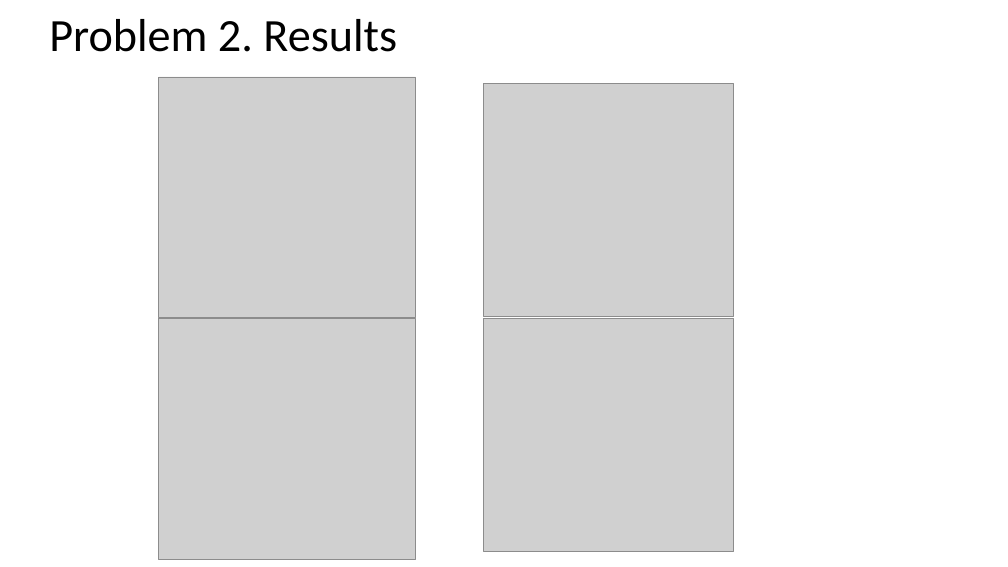
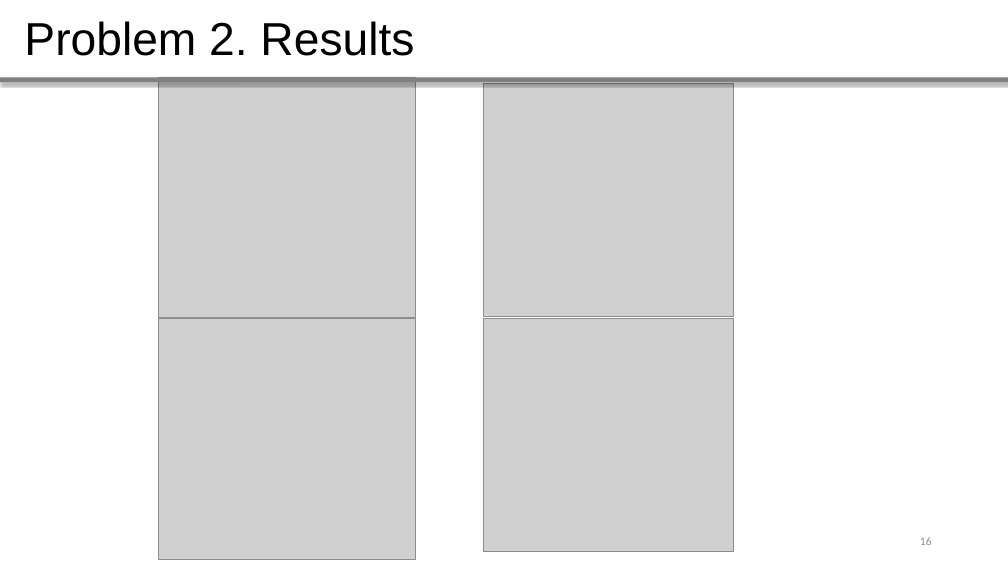
Before and after one commit to whiteRa2bit/cern_summer_project, a slide deck: slide 16 of Evaluating ECAL timing properties using test beam data.pptx. Drawn at 1008x567 pixels with LibreOffice and Linux fonts; fonts in the diff are those of the drawing; grey boxes stand for pictures. Boxes give left, top, right and bottom in pixels: in the first picture for what was removed or moved away, otherwise in the second. Text is boxed around its words. In the diff, an @@ line names an element or a change of style, - is before the commit and + after.

```diff
--- a/Evaluating ECAL timing properties using test beam data.pptx
+++ b/Evaluating ECAL timing properties using test beam data.pptx
@@ text "Problem 2. Results": place and size @@
-text "Problem 2. Results" at <box>49,19,397,52</box>
+text "Problem 2. Results" at <box>24,21,414,56</box>
@@ text "Problem 2. Results" at <box>24,21,414,56</box>: font Calibri to Arial @@
@@ line added from (0, 79) to (1008, 79), #808080 4.51 pt @@
@@ page number added at <box>920,537,932,545</box>, 11 pt, text #8B8B8B @@
+16
```
Also in this commit, not shown: 16 other slides changed, 6 slides added, 6 slides removed, 31 other files.
